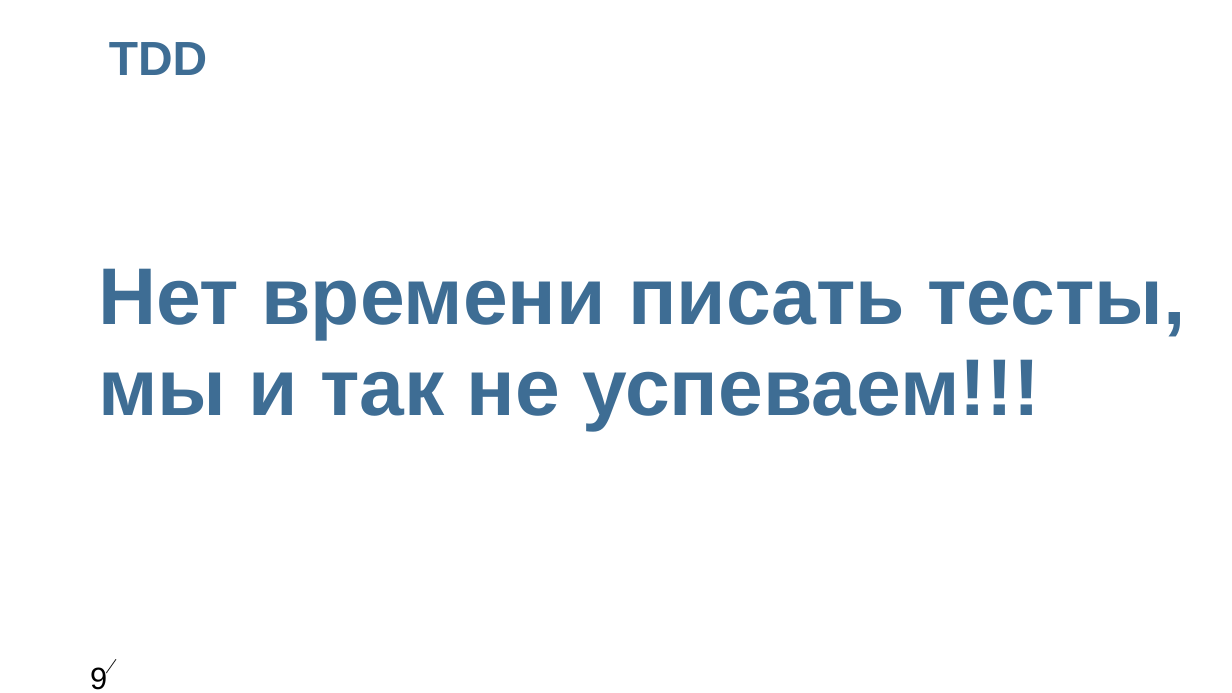
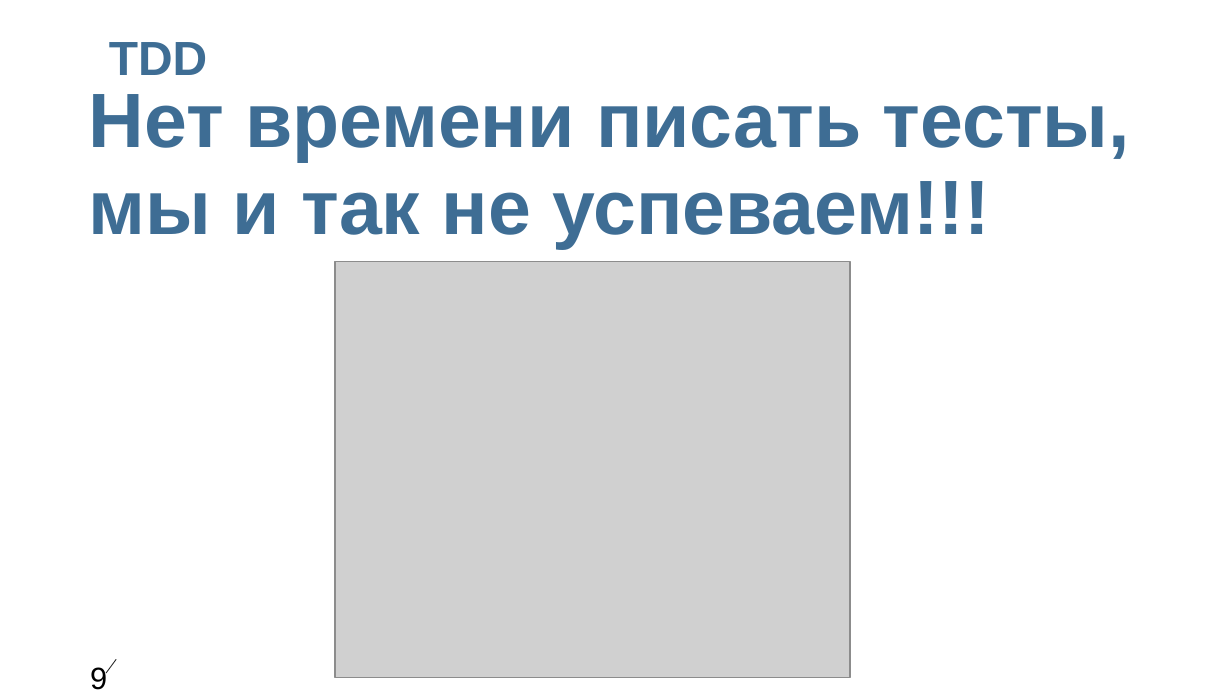
Before and after one commit to livekazan/unitUITest, a slide deck: slide 9 of Unit_UI_Test.ppt. Drawn at 1232x693 pixels with LibreOffice and Linux fonts; fonts in the diff are those of the drawing; grey boxes stand for pictures; background and template pictures are left out. Boxes give left, top, right and bottom in pixels: in the first picture for what was removed or moved away, otherwise in the second. Text is boxed around its words. In the diff, an @@ line names an element or a change of style, - is before the commit and + after.

```diff
--- a/Unit_UI_Test.ppt
+++ b/Unit_UI_Test.ppt
@@ text "Нет времени писать тесты," moved from (x1=98, y1=268, x2=1186, y2=430) to (x1=89, y1=94, x2=1130, y2=249) @@
@@ text "Нет времени писать тесты," at (x1=89, y1=94, x2=1130, y2=249): size 47 to 45 pt @@
@@ picture added at (x1=335, y1=261, x2=850, y2=678) @@
```
Also in this commit, not shown: 11 other slides changed.
